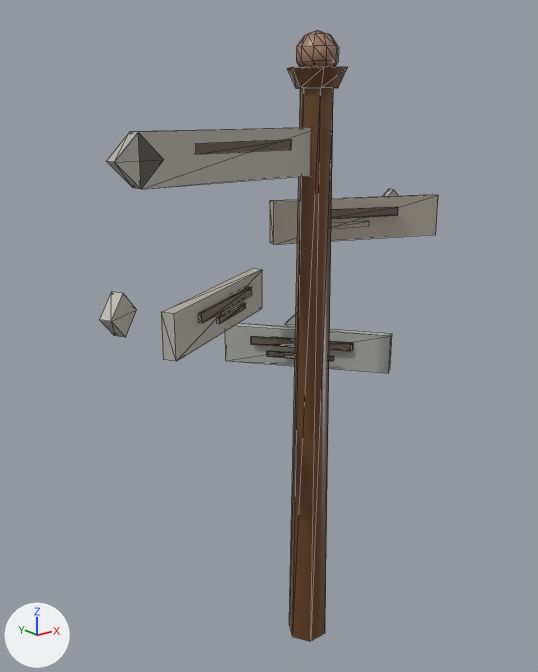
Before and after pictures for a commit that changed the glTF model public/assets/models/signpost.glb.
Both versions are drawn from a camera (50 mm lens) standing at (-1.68, -1.86, 2.01) and looking at (0.01, 0.25, 1.16). The lights are fixed; the arrows at lower left show +X, +Y and +Z. The picture after the commit comes second. Mesh edges are drawn as thin lines. Where no turn or scale is listed for an object, it has been applied to the vertices. Vertices at exactly the same position are counted once.

In view in the first picture: 'signpost'.
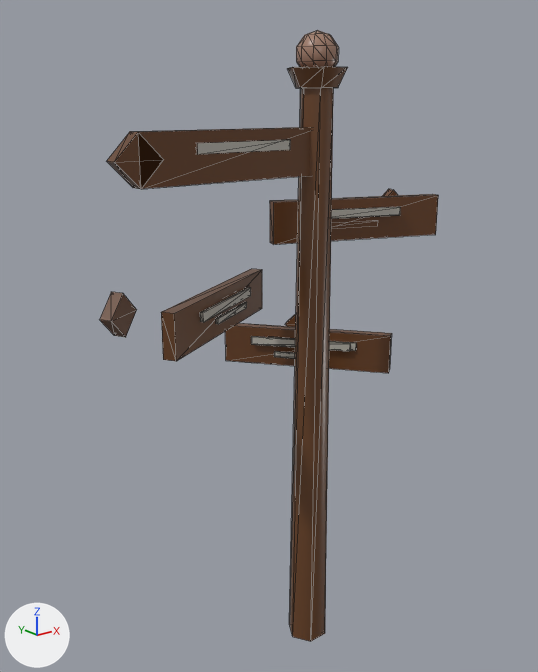
Pixel boxes [x1, y1, x2, y2] of what changed, in the pictures (538 x 672 px; the box of a moved part takes in the faces that stretch with it):
part 1 of me_mesh_0, moved or reshaped (not visible before): after [197, 140, 290, 154]
part 2 of me_mesh_0, moved or reshaped: before [271, 337, 353, 350]; after [331, 207, 400, 218]
part 3 of me_mesh_0, moved or reshaped (not visible before): after [216, 302, 247, 324]
part 4 of me_mesh_0, moved or reshaped: before [267, 351, 334, 361]; after [274, 351, 295, 359]
part 5 of me_mesh_0, moved or reshaped: before [217, 303, 246, 324]; after [270, 337, 356, 351]
part 6 of me_mesh_0, deleted: before [196, 140, 292, 154]
part 7 of me_mesh_0, deleted: before [331, 207, 398, 218]
part 8 of me_mesh_0, moved or reshaped: before [199, 287, 252, 323]; after [200, 287, 251, 322]
part 9 of me_mesh_0, recoloured (grey to brown): [100, 127, 438, 373] in both
part 10 of me_mesh_0, recoloured (grey to brown): [100, 127, 438, 373] in both

The edits, one by one:
me_mesh_0 has 229 vertices, 368 faces and spans x -0.72..0.72, y -0.34..0.34, z -1.11..1.11.
me_mesh_0 is used by ob_signpost; location (-0.018, 0.252, 1.11).
me_mesh_0 part 1: the loose piece of 8 vertices spanning x -0.46..-0.1, y -0.23..-0.22, z 0.75..0.79 is moved by (0.0, -0.04, 0.0).
me_mesh_0 part 2: the loose piece of 8 vertices spanning x 0.11..0.32, y -0.16..0.1, z -0.02..0.01 is scaled about its middle by (1.62, 0.471, 1), then moved by (0.09, -0.14, 0.52).
me_mesh_0 part 3: the loose piece of 8 vertices spanning x -0.4..-0.12, y -0.23..-0.22, z 0.71..0.74 is turned 28.6 degrees about the z axis through its middle and scaled by 0.813, then moved by (0.05, 0.13, -0.52).
me_mesh_0 part 4: the loose piece of 8 vertices spanning x 0.08..0.26, y -0.12..0.09, z -0.07..-0.04 is scaled about its middle by (0.784, 0.784, 1).
me_mesh_0 part 5: the loose piece of 8 vertices spanning x -0.31..-0.12, y -0.15..-0.04, z 0.19..0.22 is turned -80.2 degrees about the z axis through its middle and scaled by 1.68, then moved by (0.43, 0.07, -0.21).
me_mesh_0 part 6: the loose piece of 8 vertices spanning x -0.46..-0.1, y -0.27..-0.26, z 0.75..0.79 is deleted.
me_mesh_0 part 7: the loose piece of 8 vertices spanning x 0.15..0.46, y -0.23..-0.1, z 0.5..0.52 is deleted.
Part 8, on me_mesh_0:
8 vertices are removed from x -0.42..-0.08, y -0.22..0.01, z 0.23..0.27.
24 faces are deleted.
8 vertices move within x -0.42..-0.07, y -0.21..0.0, z 0.23..0.27.
8 vertices are added at x -0.41..-0.07, y -0.22..0.01, z 0.23..0.27.
24 new faces join them, mat_olw_paint.
me_mesh_0 part 9: 120 kept faces spanning x -0.72..0.72, y -0.27..0.34, z -0.11..0.82 get new vertex colours.
me_mesh_0 part 10: 96 faces spanning x -0.72..0.72, y -0.27..0.34, z -0.11..0.82 switch from mat_olw_paint to mat_olw_wood.
